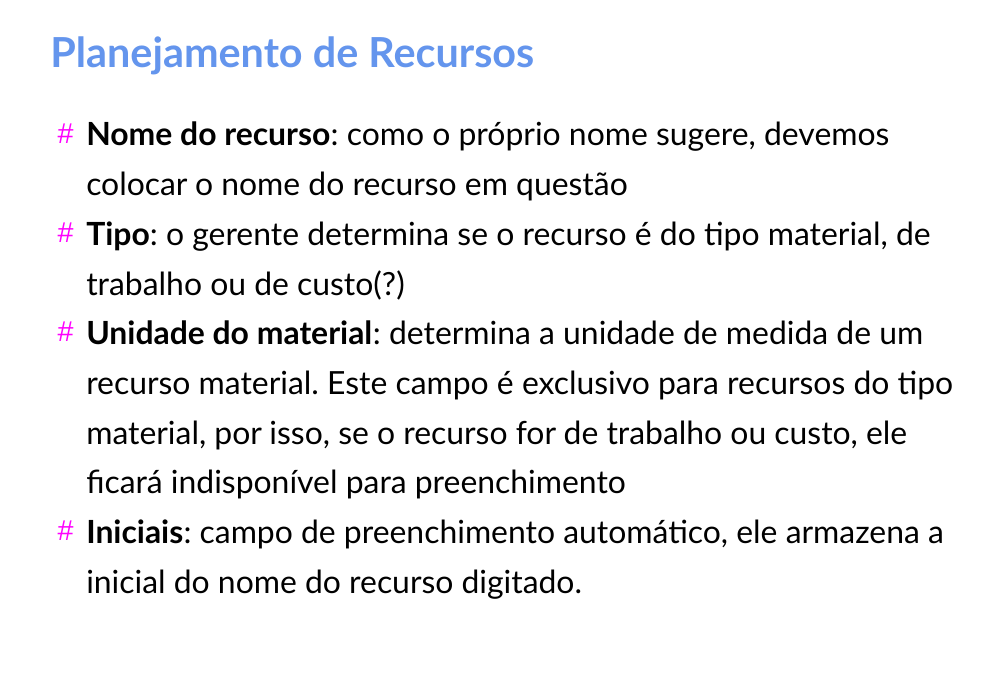
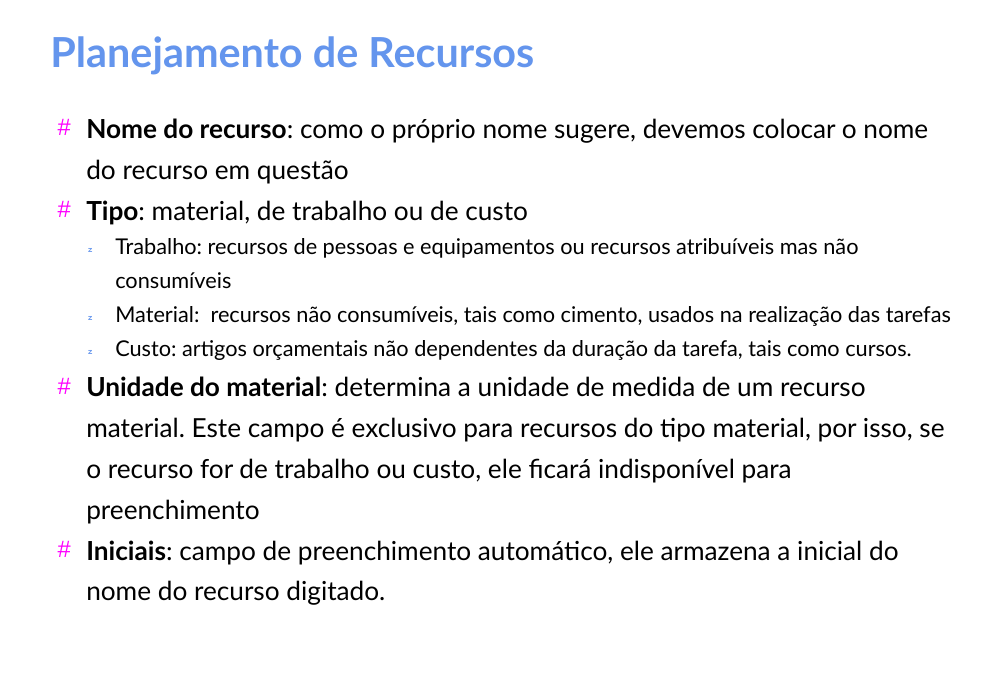
Before and after one commit to gomesluiz/gestao-de-projetos, a slide deck: slide 47 of aulas/project-aula-02.odp (slide 53 before the commit). Drawn at 1008x698 pixels with LibreOffice and Linux fonts; fonts in the diff are those of the drawing. Boxes give left, top, right and bottom in pixels: in the first picture for what was removed or moved away, otherwise in the second. Text is boxed around its words. In the diff, an @@ line names an element or a change of style, - is before the commit and + after.

```diff
--- a/aulas/project-aula-02.odp
+++ b/aulas/project-aula-02.odp
@@ text at box(86, 118, 944, 605): size 24.6 to 20.3 pt in "Nome do recurso: como o próprio nome ...", "Unidade do material: determina a unidade de ...", "Iniciais: campo de preenchimento automático, ele armazena ..." @@
@@ text at box(86, 200, 951, 360): text changed; size 24.6 to 16.8 pt @@
-# Tipo: o gerente determina se o recurso é do tipo material, de trabalho ou de custo(?)
+# Tipo: material, de trabalho ou de custo
+   Trabalho: recursos de pessoas e equipamentos ou recursos atribuíveis mas não consumíveis
+   Material: recursos não consumíveis, tais como cimento, usados na realização das tarefas
+   Custo: artigos orçamentais não dependentes da duração da tarefa, tais como cursos.
```
Also in this commit, not shown: 4 other slides changed, 16 slides added.
